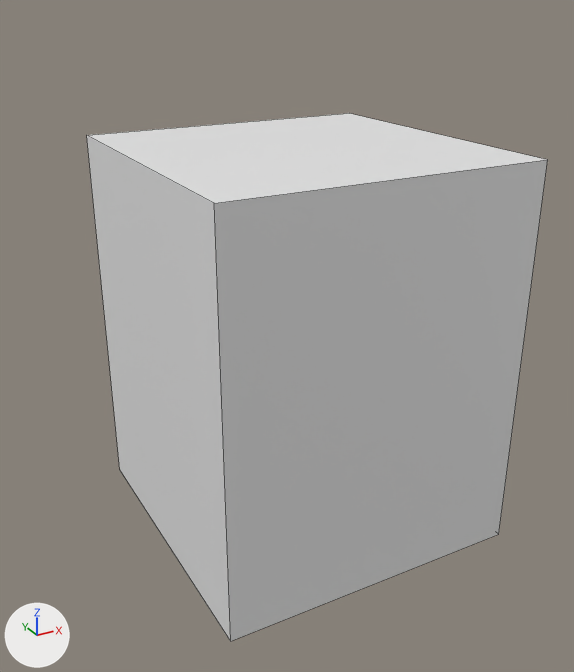
One commit to the FBX model Assets/Art/3D/ComCtrl.fbx: the scene before it, then after it.
One viewpoint serves both versions: a 50 mm camera at (-0.806, -1.412, 1.15) aimed at (-0.036, -0.013, 0.451). The lights are fixed; the arrows at lower left show +X, +Y and +Z. Mesh edges are drawn as thin lines.

In view in the first picture: 'ComCtrl'.
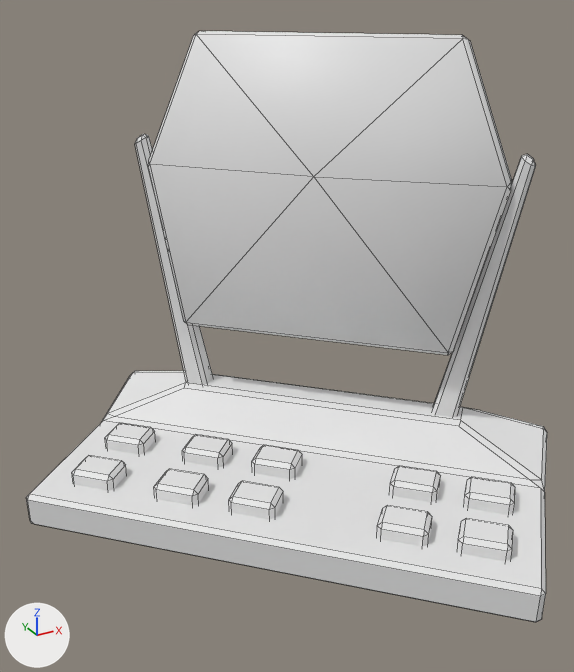
Commit message: Adds ComCtrl Mesh

Where the change shows, as pixel boxes [x1, y1, x2, y2] in the pictures (574 x 672 px):
'ComCtrl', reshaped, turned: before [87, 113, 548, 641]; after [26, 31, 547, 622]

Edits to the bpy script that builds the scene:
```text
Add mat_default:
    mat_default = principled_material('Default')
    mat_default.base_color = (0.8, 0.8, 0.8)  # white #e7e7e7
Change me_comctrl:
    used by ob_comctrl; location = (0.0, 0.0, 0.0); rotation_euler = (1.571, 0.0, 0.0), in degrees (90, 0, 0)
    remove me_comctrl.from_pydata(...)  # 8 vertices, 6 faces; spans x -0.339..0.339, y 0.0..0.855, z -0.339..0.339
    add me_comctrl.from_pydata(...)  # 322 vertices, 298 faces; spans x -0.273..0.307, y 0.0..1.058, z -0.575..0.572
    me_comctrl part 1: 8 vertices removed from x -0.339..0.339, y 0.0..0.855, z -0.339..0.339; 322 vertices added at x -0.273..0.307, y 0.0..1.058, z -0.575..0.572
    add me_comctrl.materials.append(mat_default)  # white #e7e7e7
Change ob_comctrl:
    ob_comctrl.rotation_euler: (1.571, 0.0, 0.0) -> (1.571, 0.0, 0.785)  # degrees (90, 0, 0) -> degrees (90, 0, 45)
```
